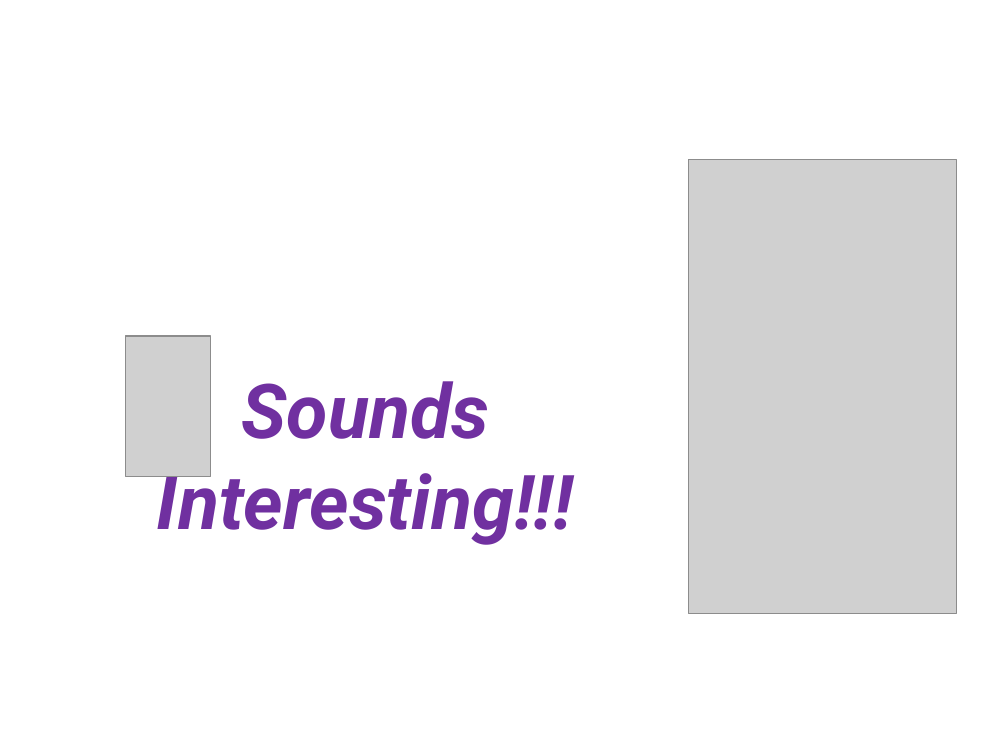
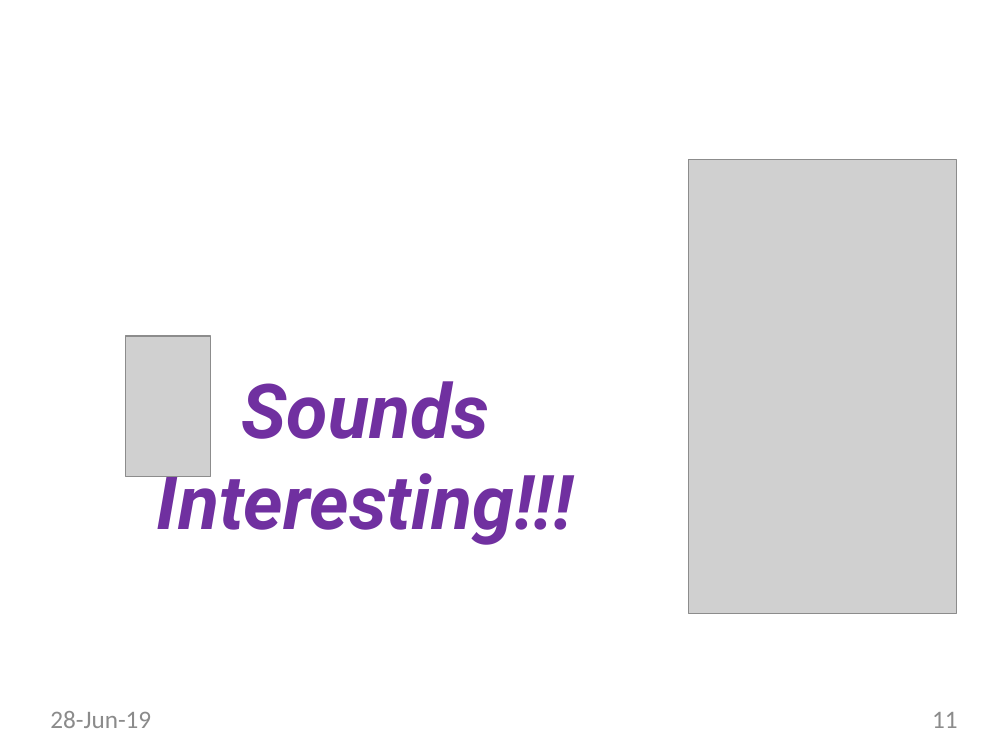
Before and after one commit to Dream-kid/Asp, a slide deck: slide 11 of sgipc.pptx. Drawn at 1008x756 pixels with LibreOffice and Linux fonts; fonts in the diff are those of the drawing; grey boxes stand for pictures. Boxes give left, top, right and bottom in pixels: in the first picture for what was removed or moved away, otherwise in the second. Text is boxed around its words. In the diff, an @@ line names an element or a change of style, - is before the commit and + after.

```diff
--- a/sgipc.pptx
+++ b/sgipc.pptx
@@ text added at <box>50,711,151,728</box>, 18 pt, text #8C8C8C @@
+28-Jun-19
@@ page number added at <box>932,712,958,728</box>, 18 pt, text #8C8C8C @@
+11
```
Also in this commit, not shown: 16 other slides changed, 4 slides added, 2 slides removed.
